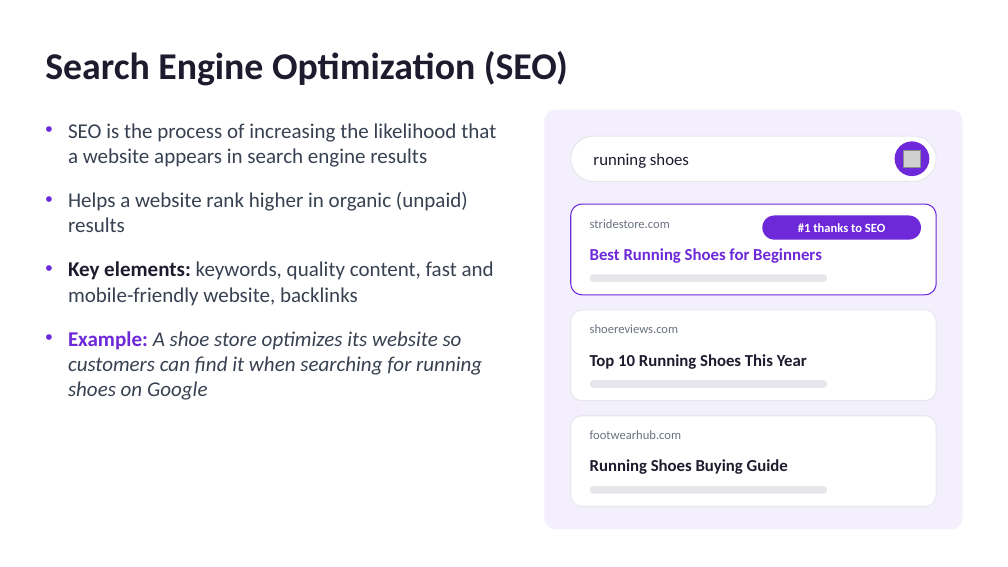
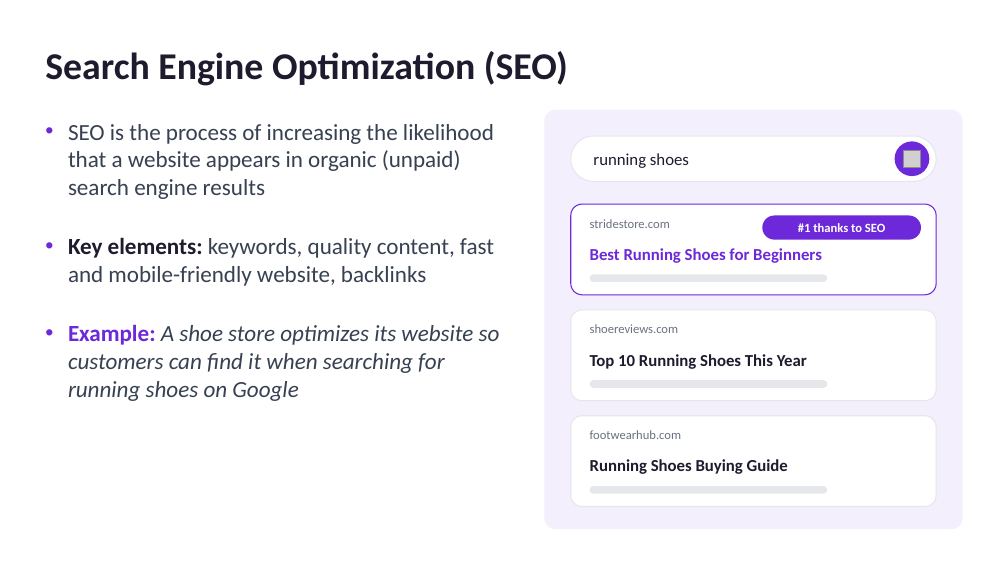
Before and after one commit to granodioritee/repo-baru, a slide deck: slide 3 of digital-marketing-tools.pptx. Drawn at 1008x567 pixels with LibreOffice and Linux fonts; fonts in the diff are those of the drawing; grey boxes stand for pictures. Boxes give left, top, right and bottom in pixels: in the first picture for what was removed or moved away, otherwise in the second. Text is boxed around its words. In the diff, an @@ line names an element or a change of style, - is before the commit and + after.

```diff
--- a/digital-marketing-tools.pptx
+++ b/digital-marketing-tools.pptx
@@ text at [68,124,494,199]: text changed; size 20 to 22 pt @@
-• SEO is the process of increasing the likelihood that a website appears in search engine results
-• Helps a website rank higher in organic (unpaid) results
+• SEO is the process of increasing the likelihood that a website appears in organic (unpaid) search engine results
@@ text at [68,237,500,401]: size 20 to 22 pt in "Key elements: keywords, quality content, fast and ...", "Example: A shoe store optimizes its website ..."; more space between paragraphs @@
```
Also in this commit, not shown: 1 other file.
